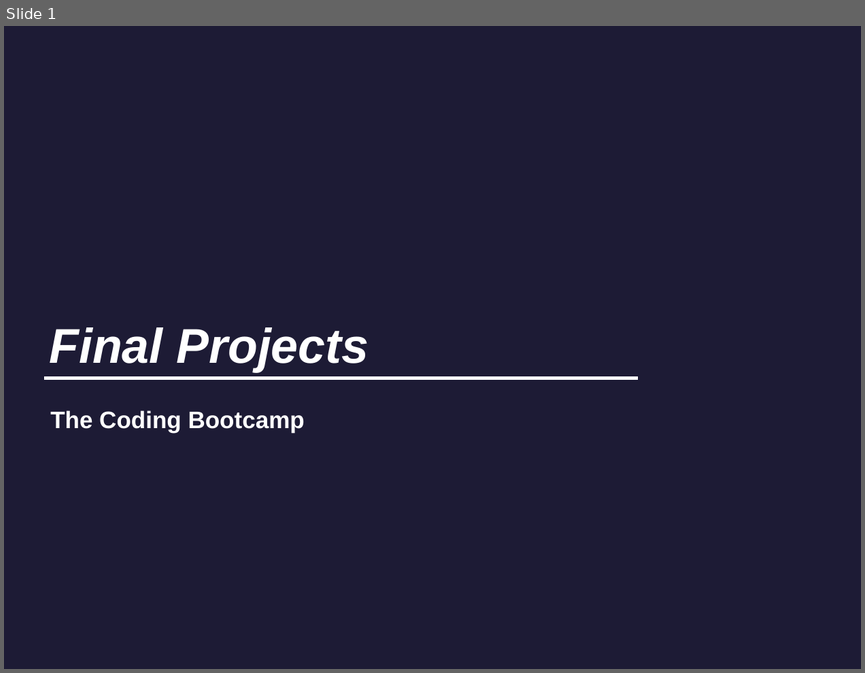
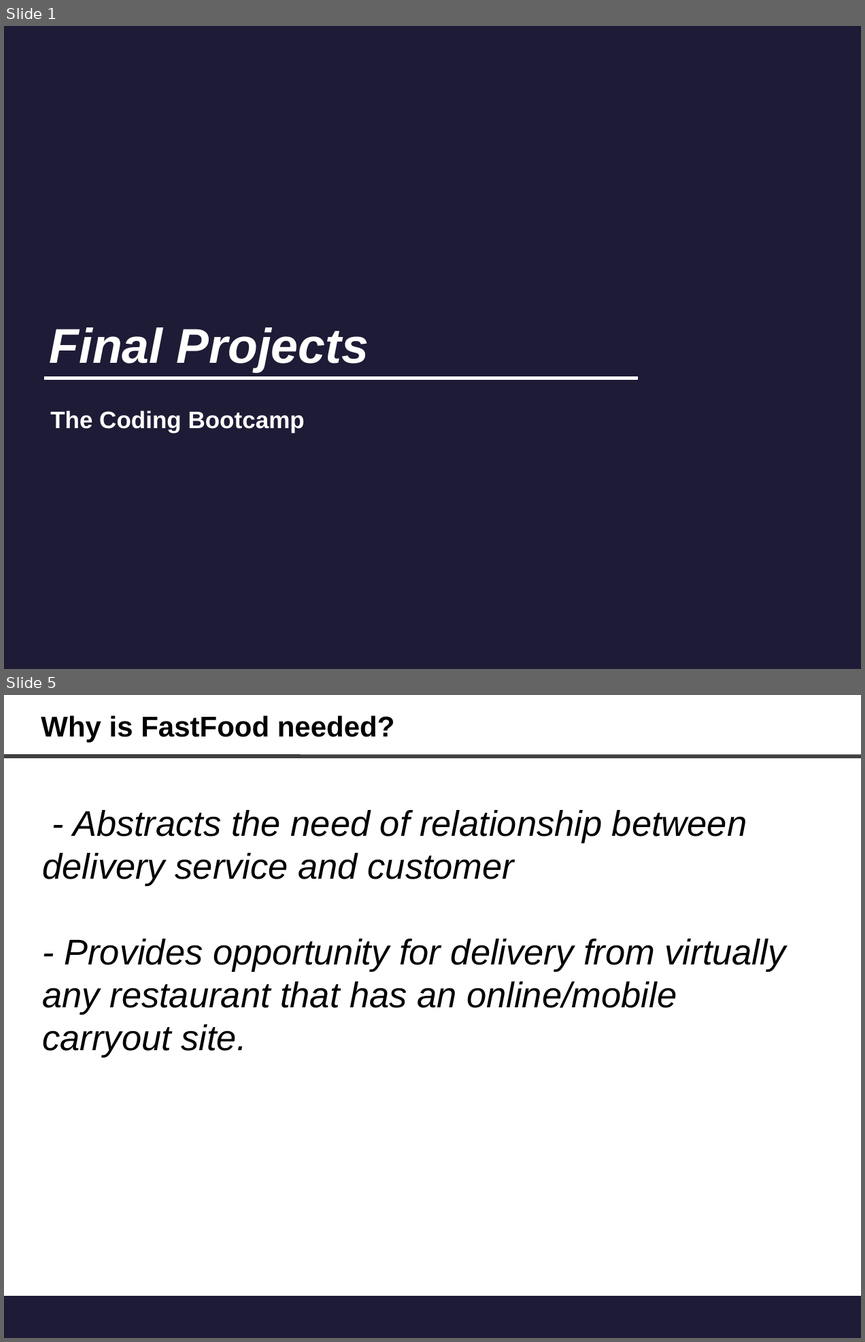
Before and after one commit to chaseleinart/FastFood, a slide deck: public/app_concept/FinalProject.odp. Shown one above the other, each under a label of ours: slide 1 before the commit, slides 1 and 5 after it; the slides between them are not shown. The pictures are 865x673 and 865x1342 pixels, drawn with LibreOffice and Linux fonts; fonts in the diff are those of the drawing; background and template pictures are left out. Boxes give left, top, right and bottom in pixels: in the first picture for what was removed or moved away, otherwise in the second. Text is boxed around its words. In the diff, an @@ line names an element or a change of style, - is before the commit and + after.

```diff
--- a/public/app_concept/FinalProject.odp
+++ b/public/app_concept/FinalProject.odp
@@ slide 5 added at <box>4,695,861,1338</box>, background #FFFFFF @@
@@ text added at <box>41,715,395,743</box>, 24 pt, text #000000, bold @@
+Why is FastFood needed?
@@ line added from (4, 756) to (861, 757), #404040 3.26 pt @@
@@ text added at <box>42,810,786,1057</box>, 30 pt, text #000000, italic @@
+- Abstracts the need of relationship between delivery service and customer
+- Provides opportunity for delivery from virtually any restaurant that has an online/mobile carryout site.
@@ rectangle added at <box>4,1295,861,1338</box>, fill #1D1B35 @@
```
Also in this commit, not shown: 10 other slides added, 21 slides removed, 11 other files.
